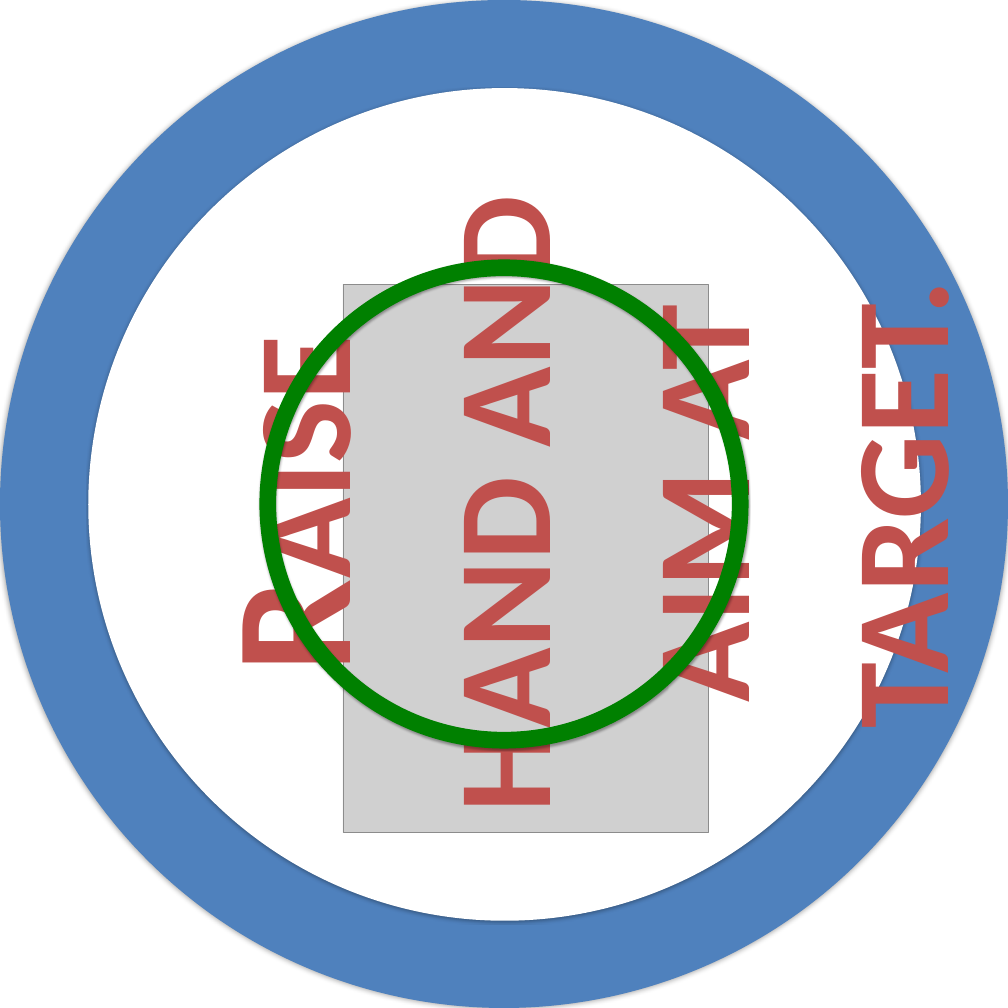
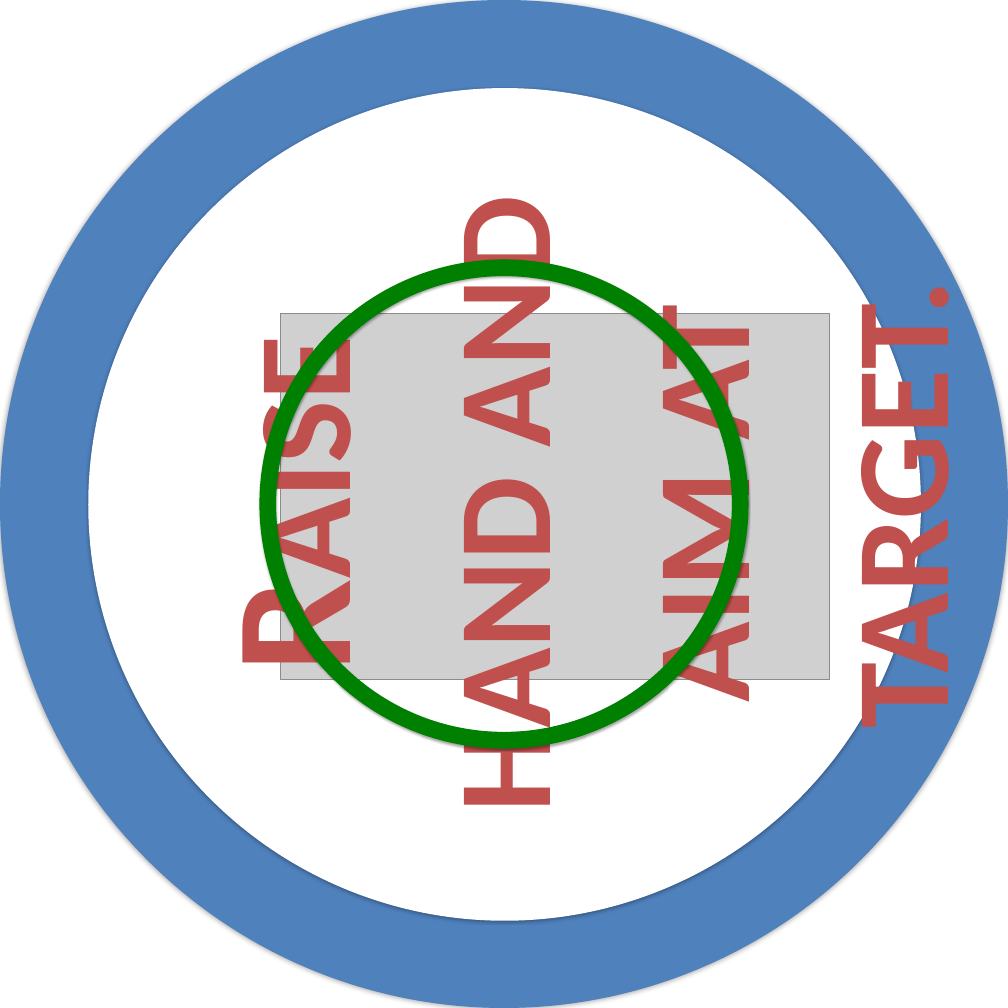
Before and after one commit to PsyPhy/GripGraspISS, a slide deck: slide 6 of Source Code/GraspBMPs/GraspCircularPrompts.pptx. Drawn at 1008x1008 pixels with LibreOffice and Linux fonts; fonts in the diff are those of the drawing; grey boxes stand for pictures. Boxes give left, top, right and bottom in pixels: in the first picture for what was removed or moved away, otherwise in the second. Text is boxed around its words. In the diff, an @@ line names an element or a change of style, - is before the commit and + after.

```diff
--- a/Source Code/GraspBMPs/GraspCircularPrompts.pptx
+++ b/Source Code/GraspBMPs/GraspCircularPrompts.pptx
@@ picture at [280,314,829,679]: rotation 0 to 270 degrees @@
```
Also in this commit, not shown: 1 other slide changed, 3 slides added, 5 other files.
